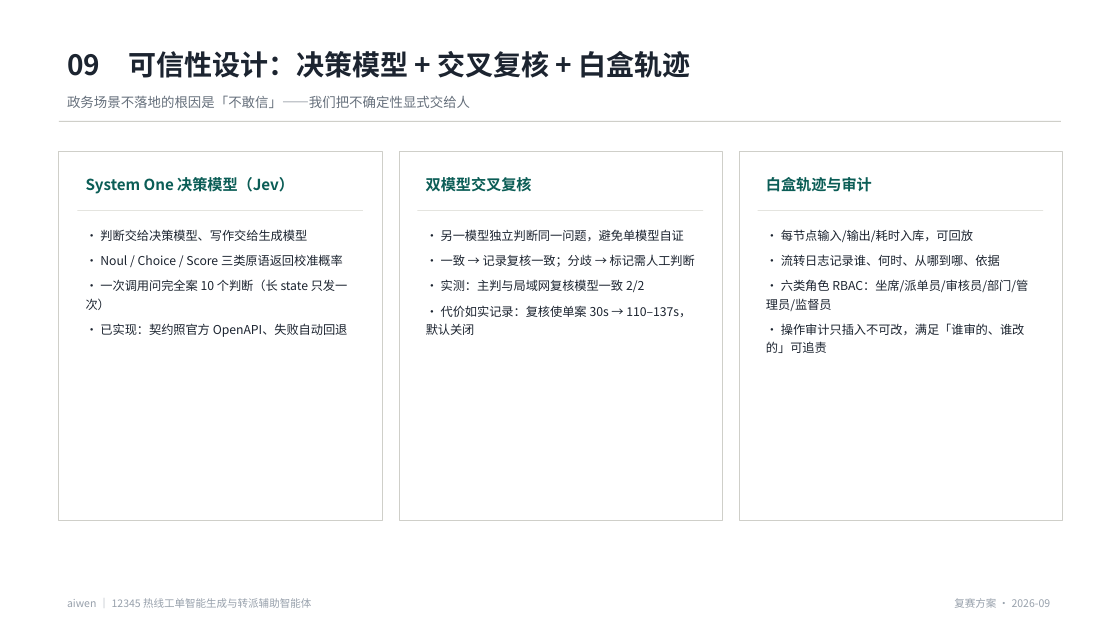
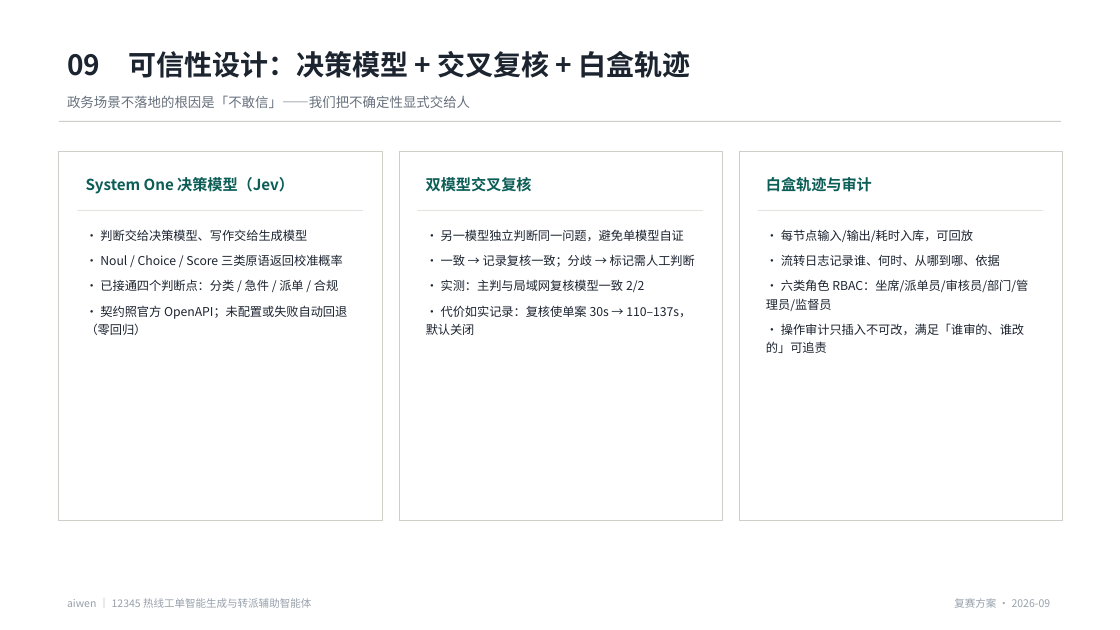
Before and after one commit to allen-iwen/12345Agent-, a slide deck: slide 10 of docs/competition/02_复赛方案.pptx. Drawn at 1120x630 pixels with LibreOffice and Linux fonts; fonts in the diff are those of the drawing. Boxes give left, top, right and bottom in pixels: in the first picture for what was removed or moved away, otherwise in the second. Text is boxed around its words. In the diff, an @@ line names an element or a change of style, - is before the commit and + after.

```diff
--- a/docs/competition/02_复赛方案.pptx
+++ b/docs/competition/02_复赛方案.pptx
@@ text at bbox=[86, 279, 347, 335]: text changed @@
-· 一次调用问完全案 10 个判断（长 state 只发一次）
-· 已实现：契约照官方 OpenAPI、失败自动回退
+· 已接通四个判断点：分类 / 急件 / 派单 / 合规
+· 契约照官方 OpenAPI；未配置或失败自动回退（零回归）
```
Also in this commit, not shown: 2 other files.
